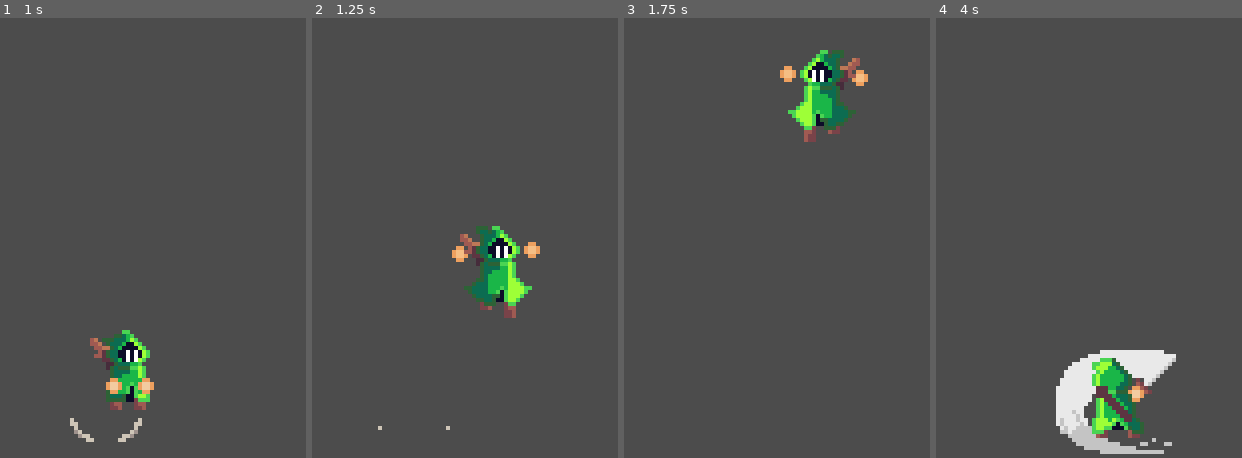
Above: before the commit, frames 1-4 (left to right).
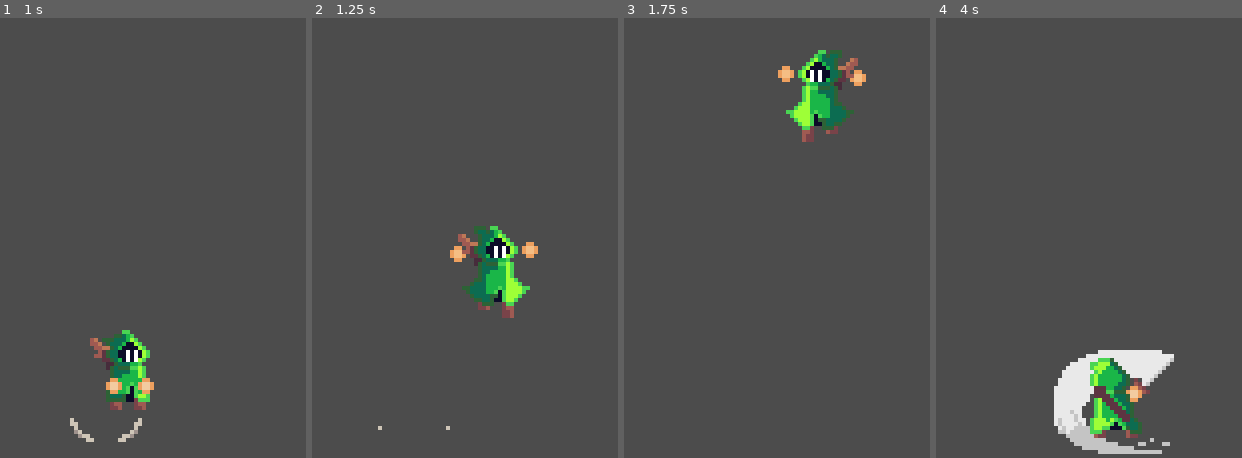
Above: after the commit, the same moments.

Repository: KrzysztofStaron/actionPlatformer
Game: Godot game, scene res://main.tscn
Two runs of this game, one before a commit and one after it. Both use one fixed random seed, a clock stepped at 60 frames per second and the inputs below.
Inputs (mouse positions are in pixels of both pictures, inside the frame that each line leads up to):
- Up to frame 1 (1 s): move the mouse to (outside the picture) at 0.52 s; press the mouse at (outside the picture) at 0.53 s; hold D (move_right) from 0.53 s (still down); tap Space (jump) at 0.77 s
- Up to frame 2 (1.25 s): keep holding D (move_right)
- Up to frame 3 (1.75 s): move the mouse to (outside the picture) at 1.27 s; release D (move_right) at 1.28 s; release the mouse at (outside the picture) at 1.28 s; hold A (move_left) from 1.28 s (still down); tap Ctrl (walk) at 1.35 s; tap Space (jump) at 1.52 s
- Up to frame 4 (4 s): move the mouse to (outside the picture) at 2.02 s; release A (move_left) at 2.03 s; press the mouse at (outside the picture) at 2.03 s; hold D (move_right) 2.03-3.53 s; move the mouse to (1030, 229) at 2.77 s; release the mouse at (1030, 229) at 2.78 s; tap Ctrl (walk) at 2.85 s; tap Space (jump) at 3.02, 3.77 s; move the mouse to (outside the picture) at 3.52 s; press the mouse at (outside the picture) at 3.53 s; hold A (move_left) from 3.53 s (still down)

Frame 1 is identical in both runs. In frame 2, 1.1% of the frame differs, in the area x 45-75%, y 47-69%; in frame 3, 1.1%; in frame 4, 1.3%, in the area x 38-79%, y 75-100%.

Commit message:
bigger ground sensor

Diff:
--- a/player/player.tscn
+++ b/player/player.tscn
@@ -562,6 +562,7 @@
 
 [node name="groundSensor" type="CollisionShape2D" parent="groundSensor"]
 self_modulate = Color( 0.054902, 1, 0, 1 )
+position = Vector2( 0, -1 )
 shape = SubResource( 12 )
 
 [node name="playerAnimations" type="AnimationPlayer" parent="."]
